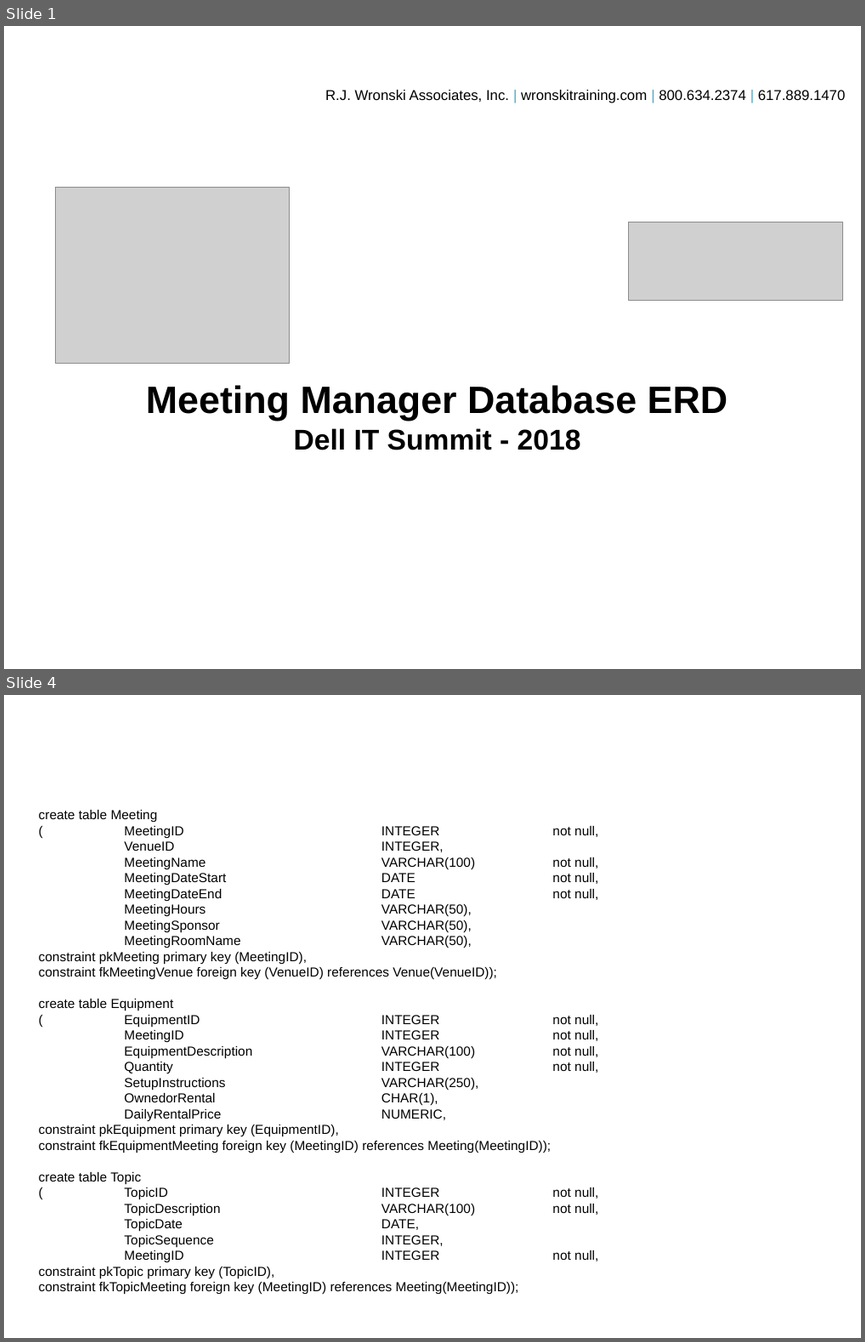
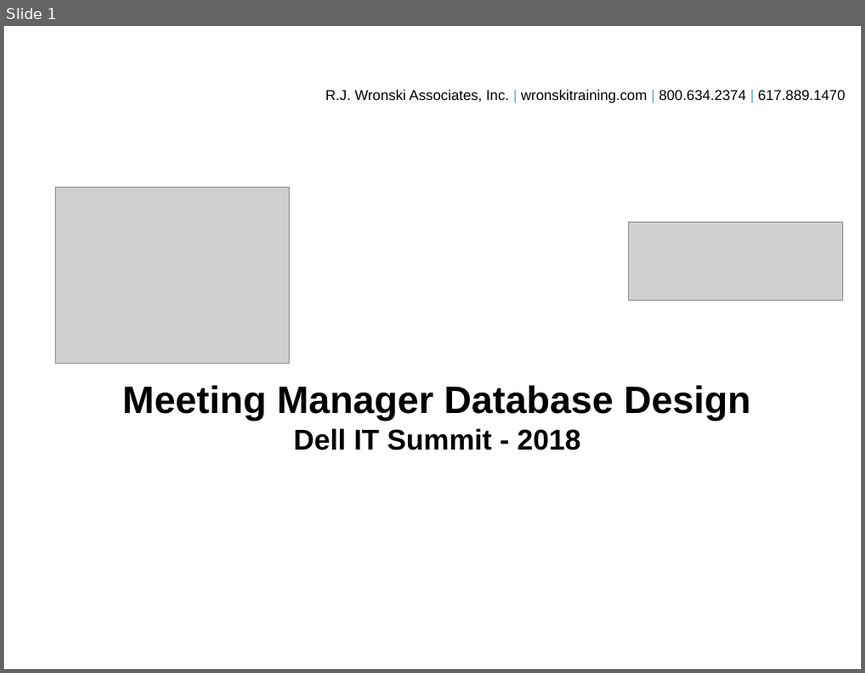
Before and after one commit to jentechdan/meetman, a slide deck: postgres schema/ERD.pptx. Shown one above the other, each under a label of ours: slides 1 and 4 before the commit, slide 1 after it; the slides between them are not shown. The pictures are 865x1342 and 865x673 pixels, drawn with LibreOffice and Linux fonts; fonts in the diff are those of the drawing; grey boxes stand for pictures; background and template pictures are left out. Boxes give left, top, right and bottom in pixels: in the first picture for what was removed or moved away, otherwise in the second. Text is boxed around its words. In the diff, an @@ line names an element or a change of style, - is before the commit and + after.

```diff
--- a/postgres schema/ERD.pptx
+++ b/postgres schema/ERD.pptx
@@ slide 4 removed at box(4, 695, 861, 1338), background picture (left out) @@
@@ title removed at box(4, 721, 861, 773) @@
-Meeting Manager Schema - 2
@@ text removed at box(39, 810, 598, 1294) @@
-create table Meeting
-( MeetingID INTEGER not null,
-VenueID INTEGER,
-MeetingName VARCHAR(100) not null,
-MeetingDateStart DATE not null,
-MeetingDateEnd DATE not null,
-MeetingHours VARCHAR(50),
-MeetingSponsor VARCHAR(50),
-MeetingRoomName VARCHAR(50),
-constraint pkMeeting primary key (MeetingID),
-constraint fkMeetingVenue foreign key (VenueID) references Venue(VenueID));
-create table Equipment
-( EquipmentID INTEGER not null,
-MeetingID INTEGER not null,
-EquipmentDescription VARCHAR(100) not null,
-Quantity INTEGER not null,
-SetupInstructions VARCHAR(250),
-OwnedorRental CHAR(1),
-DailyRentalPrice NUMERIC,
-constraint pkEquipment primary key (EquipmentID),
-constraint fkEquipmentMeeting foreign key (MeetingID) references Meeting(MeetingID));
-create table Topic
-( TopicID INTEGER not null,
-TopicDescription VARCHAR(100) not null,
-TopicDate DATE,
-TopicSequence INTEGER,
-MeetingID INTEGER not null,
-constraint pkTopic primary key (TopicID),
-constraint fkTopicMeeting foreign key (MeetingID) references Meeting(MeetingID));
@@ page number removed at box(504, 1312, 861, 1338) @@
-4
@@ slide 1 changed as well @@
@@ title at box(122, 385, 750, 450): text changed @@
-Meeting Manager Database ERD
-Dell IT Summit - 2018
+Meeting Manager Database Design
+Dell IT Summit - 2018
```
Also in this commit, not shown: 1 other slide changed, 3 other slides removed, 12 other files.
